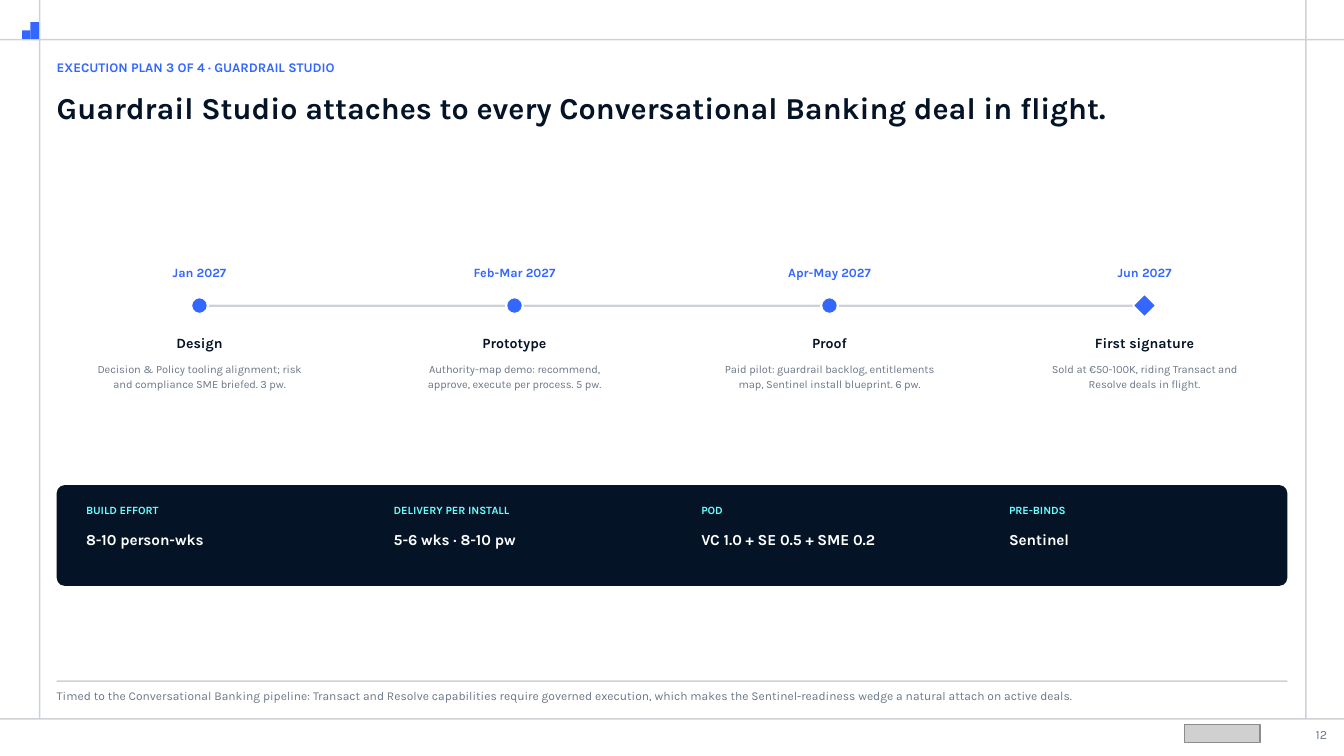
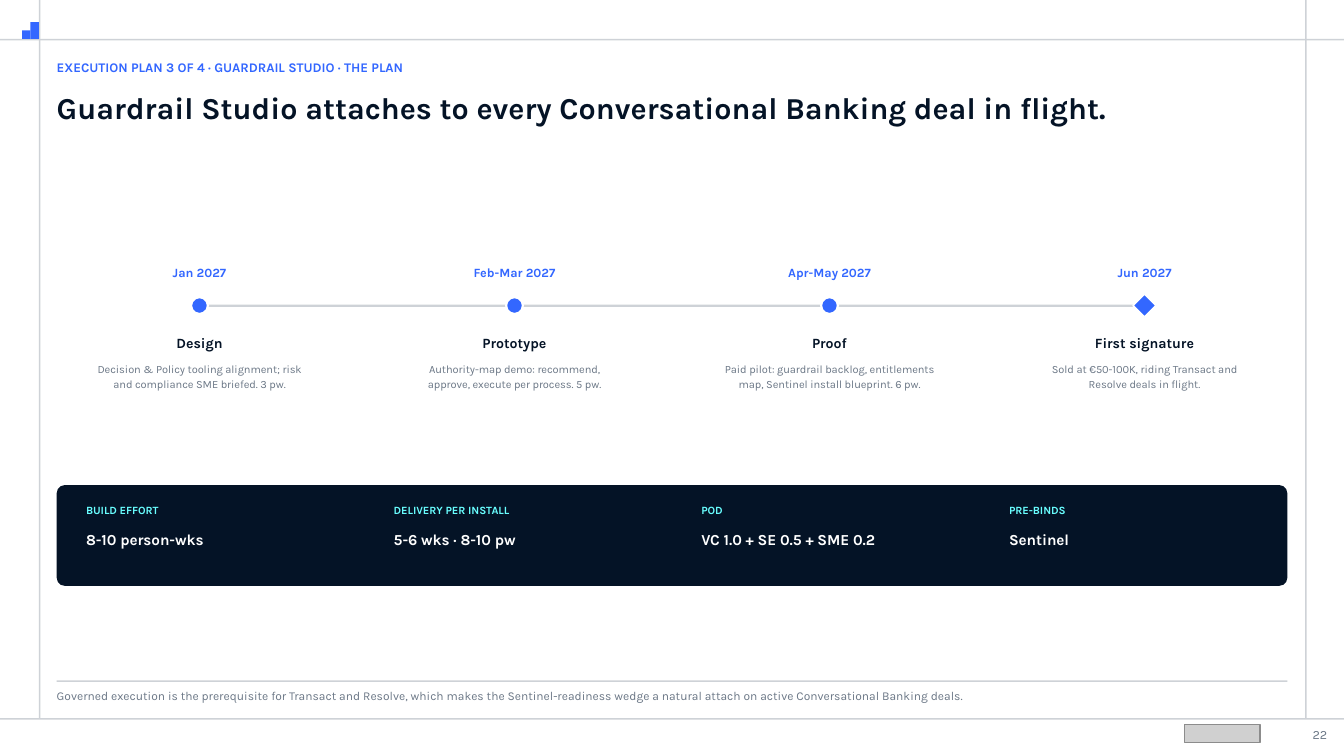
Before and after one commit to shyammohan160489-sys/value-consulting-agents, a slide deck: slide 22 of Engagement/Internal/product-factory/Product_Factory_Execution_Plan_Exhibit.pptx (slide 12 before the commit). Drawn at 1344x756 pixels with LibreOffice and Linux fonts; fonts in the diff are those of the drawing; grey boxes stand for pictures. Boxes give left, top, right and bottom in pixels: in the first picture for what was removed or moved away, otherwise in the second. Text is boxed around its words. In the diff, an @@ line names an element or a change of style, - is before the commit and + after.

```diff
--- a/Engagement/Internal/product-factory/Product_Factory_Execution_Plan_Exhibit.pptx
+++ b/Engagement/Internal/product-factory/Product_Factory_Execution_Plan_Exhibit.pptx
@@ text at [57,63,403,72]: text changed @@
-EXECUTION PLAN 3 OF 4 · GUARDRAIL STUDIO
+EXECUTION PLAN 3 OF 4 · GUARDRAIL STUDIO · THE PLAN
@@ text at [57,692,963,703]: text changed @@
-Timed to the Conversational Banking pipeline: Transact and Resolve capabilities require governed execution, which makes the Sentinel-readiness wedge a natural attach on active deals.
+Governed execution is the prerequisite for Transact and Resolve, which makes the Sentinel-readiness wedge a natural attach on active Conversational Banking deals.
@@ page number at [1313,731,1328,739]: text changed @@
-12
+22
```
Also in this commit, not shown: 18 other slides changed, 22 slides added, 1 slide removed, 2 other files.
